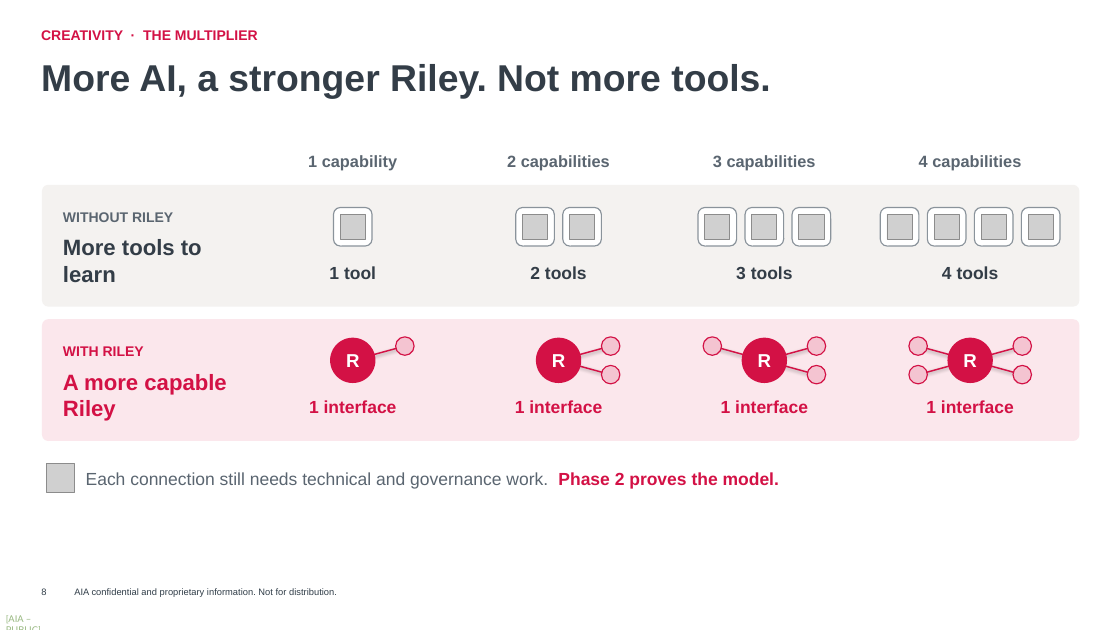
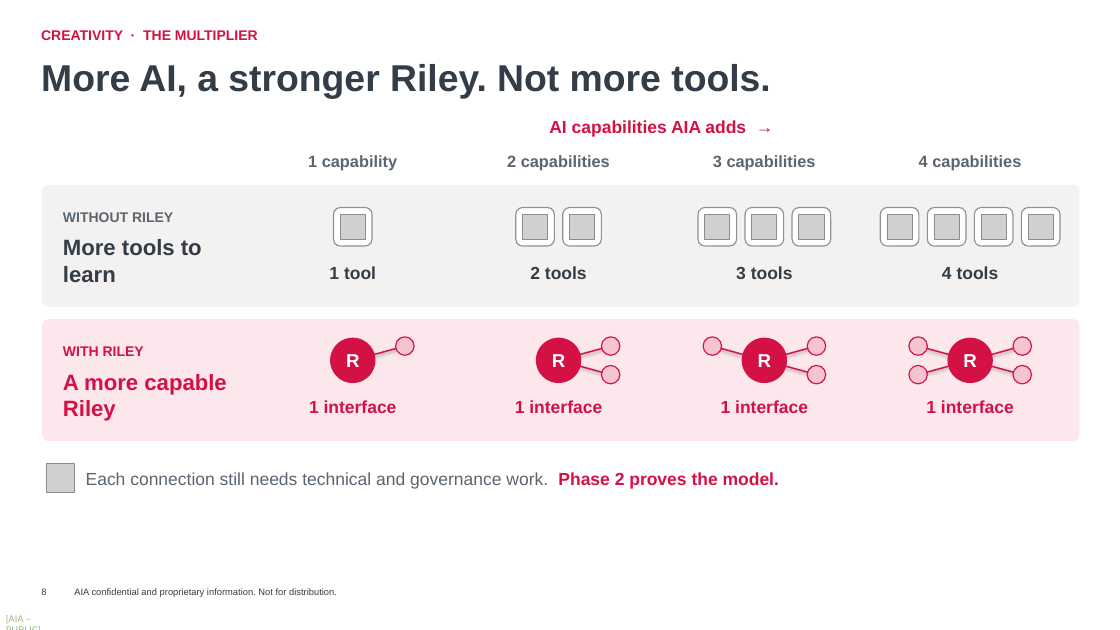
Before and after one commit to harrysokool/playground, a slide deck: slide 8 of ppt/group_inno_award/Riley_Submission_Deck_Opus.pptx. Drawn at 1120x630 pixels with LibreOffice and Linux fonts; fonts in the diff are those of the drawing; grey boxes stand for pictures; background and template pictures are left out. Boxes give left, top, right and bottom in pixels: in the first picture for what was removed or moved away, otherwise in the second. Text is boxed around its words. In the diff, an @@ line names an element or a change of style, - is before the commit and + after.

```diff
--- a/ppt/group_inno_award/Riley_Submission_Deck_Opus.pptx
+++ b/ppt/group_inno_award/Riley_Submission_Deck_Opus.pptx
@@ text added at (x1=549, y1=120, x2=746, y2=137), 15 pt, text #D31145, bold @@
+AI capabilities AIA adds →
```
Also in this commit, not shown: 7 other slides changed.
